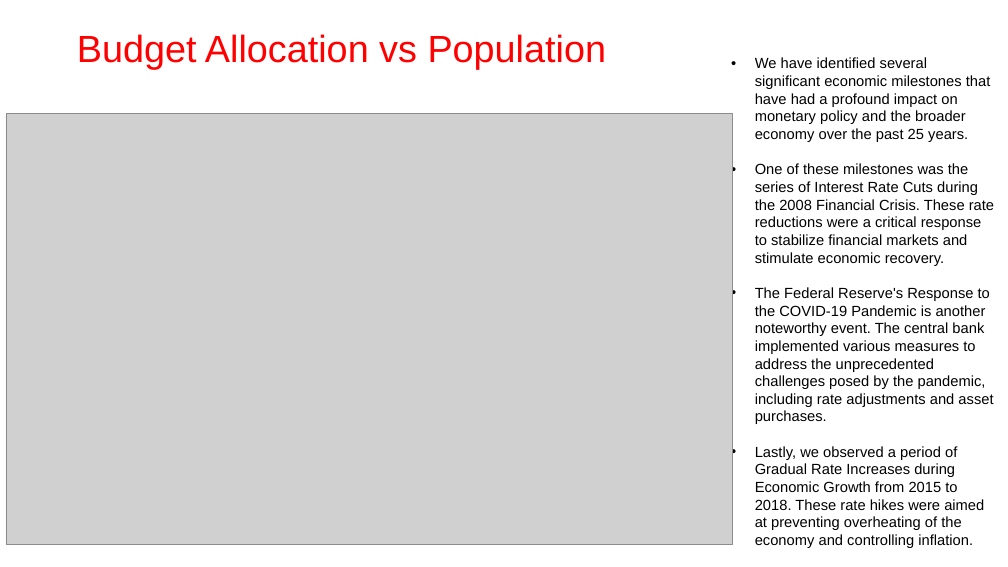
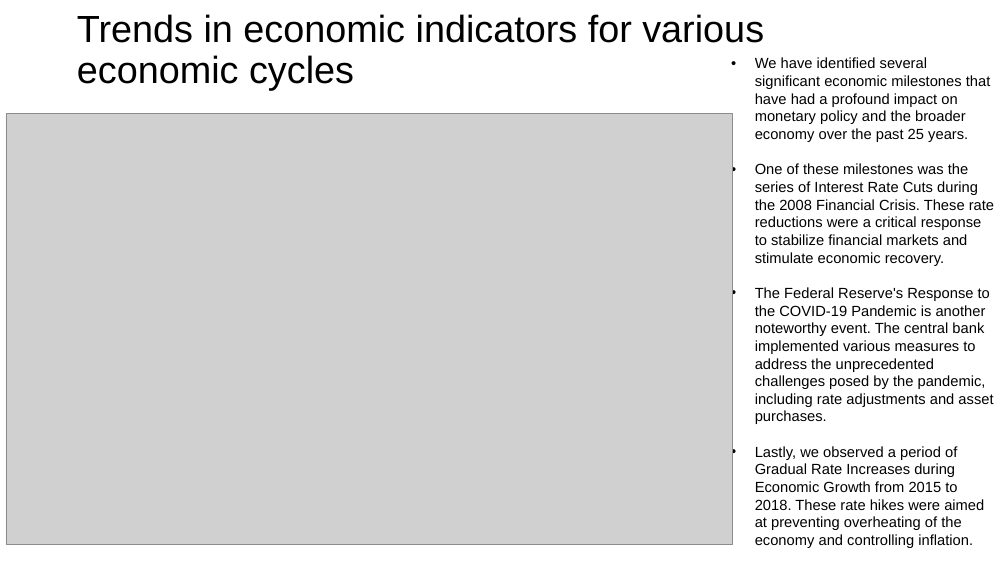
Before and after one commit to Naik-Khyati/608, a slide deck: slide 6 of story2/Knaik_story2_608.pptx. Drawn at 1008x567 pixels with LibreOffice and Linux fonts; fonts in the diff are those of the drawing; grey boxes stand for pictures. Boxes give left, top, right and bottom in pixels: in the first picture for what was removed or moved away, otherwise in the second. Text is boxed around its words. In the diff, an @@ line names an element or a change of style, - is before the commit and + after.

Commit message:
story2

```diff
--- a/story2/Knaik_story2_608.pptx
+++ b/story2/Knaik_story2_608.pptx
@@ title at <box>77,14,764,90</box>: text changed; text colour #FF0000 to #000000 @@
-Budget Allocation vs Population
+Trends in economic indicators for various economic cycles
```
